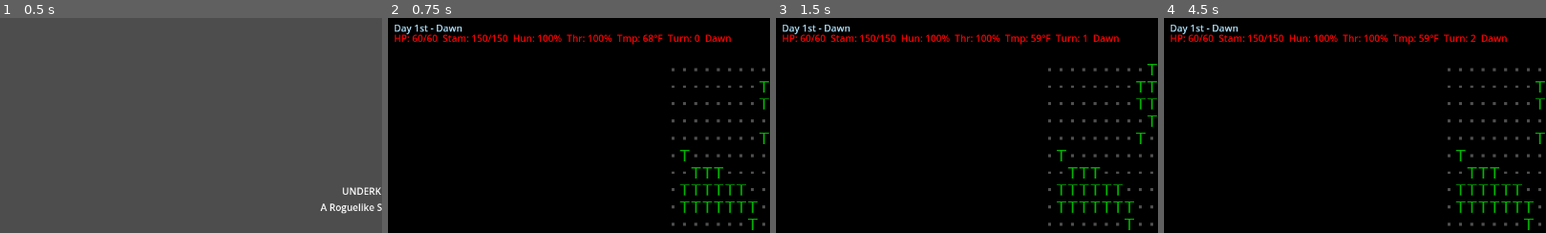
Above: before the commit, frames 1-4 (left to right).
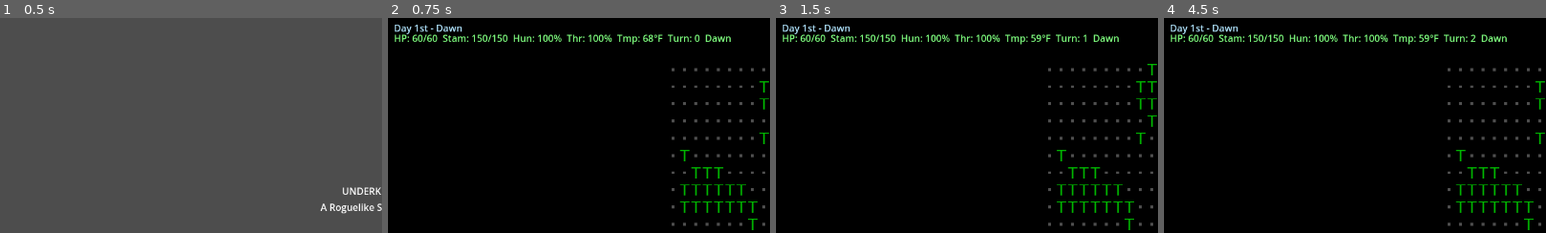
Above: after the commit, the same moments.

Repository: stevenraines/underkingdom-godot-cc
Game: Godot game, scene res://scenes/main.tscn
Same seed, same stepped clock (60 frames per second), same inputs: the game is played once before the commit and once after it.
Inputs:
- Up to frame 1 (0.5 s): no input
- Up to frame 2 (0.75 s): click "Start New Game" at 0.5 s
- Up to frame 3 (1.5 s): tap Enter at 1.25 s; hold Right (ui_right) from 1.28 s (still down); tap R at 1.35 s
- Up to frame 4 (4.5 s): tap Space at 2, 3.5 s; release Right (ui_right) at 2.03 s; hold Down (ui_down) 2.03-2.78 s; tap R every 0.75 s from 2.1 to 4.35 s; tap Enter at 2.75, 4.25 s; hold Right (ui_right) 2.78-3.53 s; hold Up (ui_up) 3.53-4.28 s; hold Left (ui_left) from 4.28 s (still down)
The pictures show only the part of the screen within x 0-50%, y 0-50%; the shares and areas given below are measured in that part.

Frame 1 is identical in both runs. In frame 2, 1.6% of the frame differs, in the area x 1-90%, y 7-13%; in frame 3, 1.6%; in frame 4, 1.6%.

Commit message:
feat: Update temperature thresholds for survival status checks in Fahrenheit

Diff:
--- a/scenes/game.gd
+++ b/scenes/game.gd
@@ -298,7 +298,8 @@
 	# Check survival critical states
 	if player.survival:
 		var s = player.survival
-		if s.hunger <= 0 or s.thirst <= 0 or s.temperature < 0 or s.temperature > 40:
+		# Temperature thresholds in Fahrenheit: freezing < 32°F, hyperthermia > 104°F
+		if s.hunger <= 0 or s.thirst <= 0 or s.temperature < 32 or s.temperature > 104:
 			return Color.RED  # Critical survival
 		if s.hunger <= 25 or s.thirst <= 25:
 			return Color(1.0, 0.4, 0.4)  # Severe survival
@@ -339,8 +340,8 @@
 	# Update display
 	if effects_list.size() > 0:
 		active_effects_label.text = "EFFECTS: " + ", ".join(effects_list)
-		# Color based on severity
-		if s.hunger <= 25 or s.thirst <= 25 or s.temperature < 10 or s.temperature > 30 or nearby_enemies > 0:
+		# Color based on severity (temperature thresholds in °F: cold < 50, hot > 86)
+		if s.hunger <= 25 or s.thirst <= 25 or s.temperature < 50 or s.temperature > 86 or nearby_enemies > 0:
 			active_effects_label.add_theme_color_override("font_color", Color(1.0, 0.4, 0.4))
 		else:
 			active_effects_label.add_theme_color_override("font_color", Color(1.0, 0.8, 0.4))
